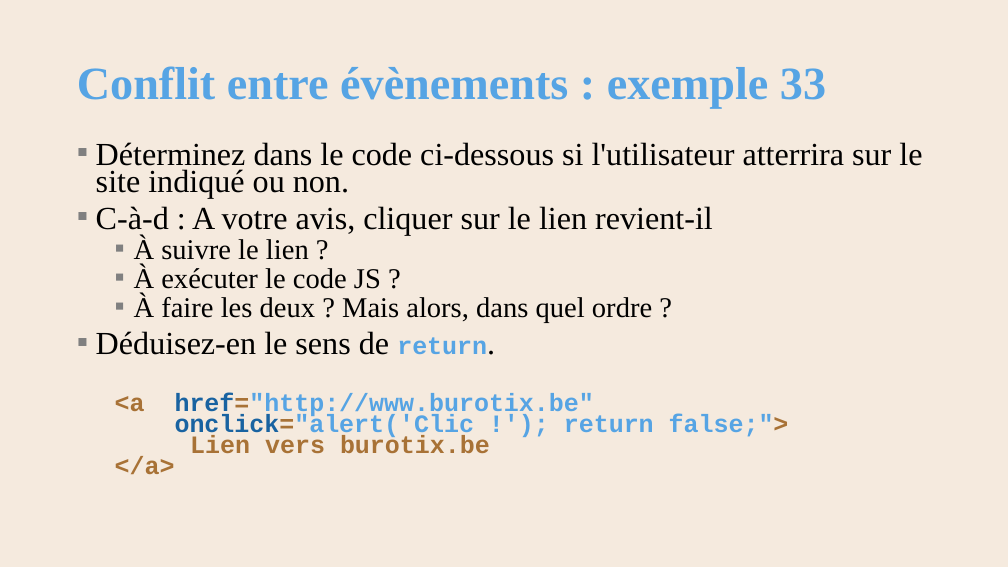
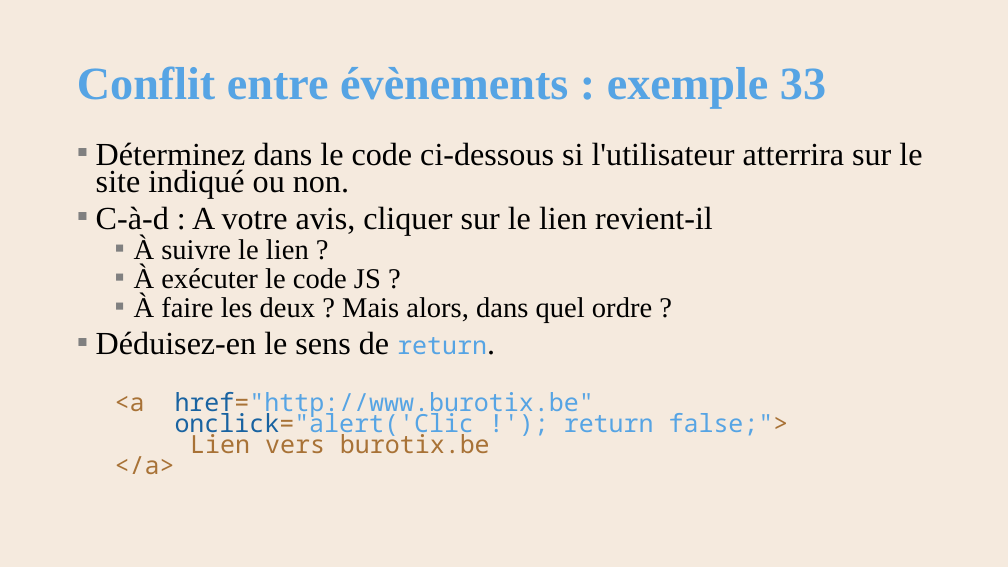
Before and after one commit to AlainWafflard/4IPW3, a slide deck: slide 57 of syllabus/17_javascript/syllabus_17_js.pptx. Drawn at 1008x567 pixels with LibreOffice and Linux fonts; fonts in the diff are those of the drawing; background and template pictures are left out. Boxes give left, top, right and bottom in pixels: in the first picture for what was removed or moved away, otherwise in the second. Text is boxed around its words. In the diff, an @@ line names an element or a change of style, - is before the commit and + after.

```diff
--- a/syllabus/17_javascript/syllabus_17_js.pptx
+++ b/syllabus/17_javascript/syllabus_17_js.pptx
@@ text at <box>96,331,789,474</box>: font Courier New to Noto Sans Mono, bold off in "return.", "<a href="http://www.burotix.be" onclick="alert('Clic !'); re ..." @@
```
Also in this commit, not shown: 40 other slides changed, 6 other files.
